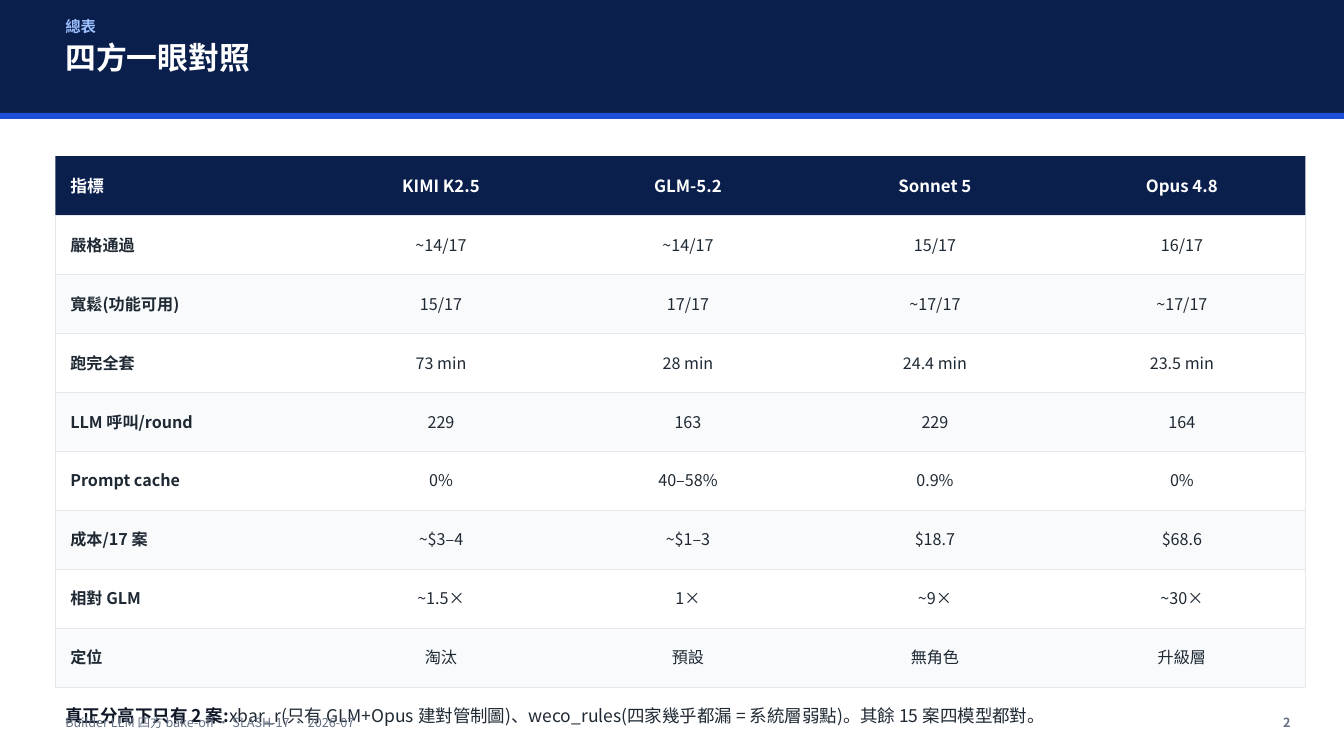
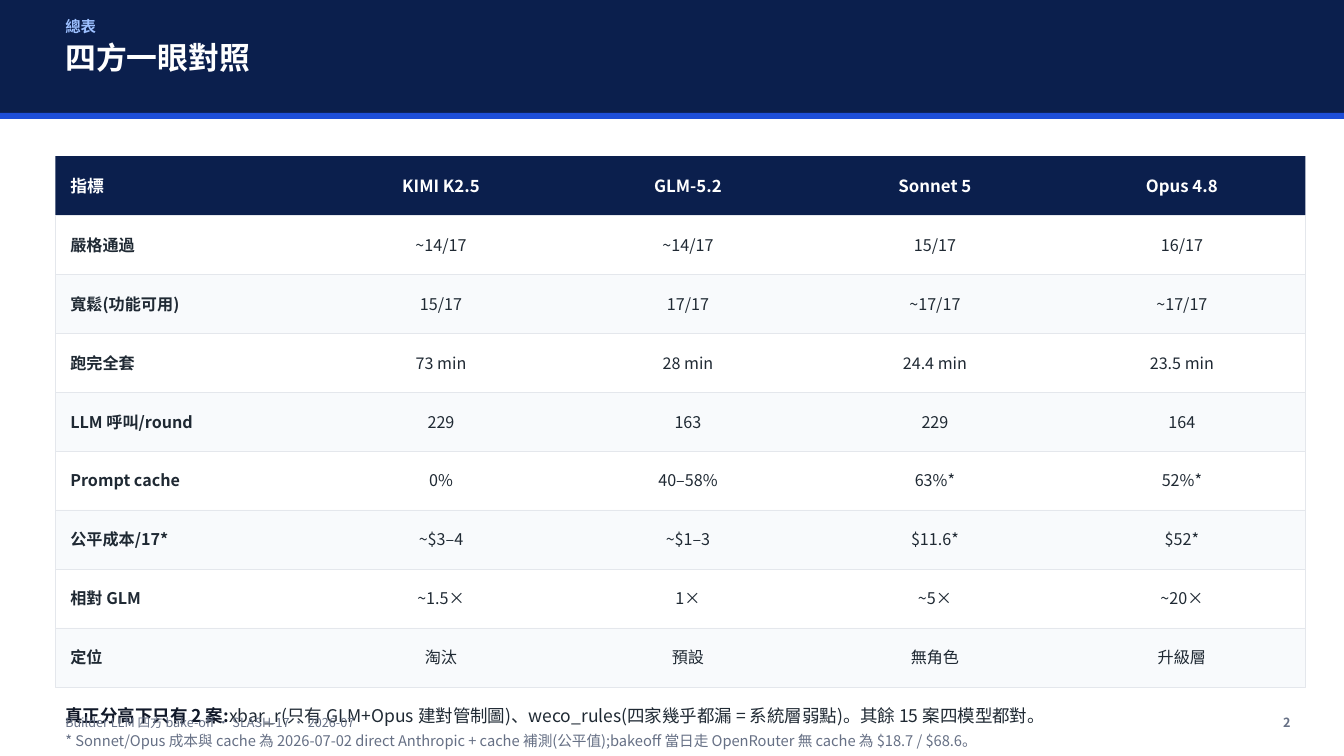
Before and after one commit to gillggx/ai-ops-agentic-platform, a slide deck: slide 2 of docs/LLM_BAKEOFF_4MODEL.pptx. Drawn at 1344x756 pixels with LibreOffice and Linux fonts; fonts in the diff are those of the drawing. Boxes give left, top, right and bottom in pixels: in the first picture for what was removed or moved away, otherwise in the second. Text is boxed around its words. In the diff, an @@ line names an element or a change of style, - is before the commit and + after.

```diff
--- a/docs/LLM_BAKEOFF_4MODEL.pptx
+++ b/docs/LLM_BAKEOFF_4MODEL.pptx
@@ text at (915, 473, 955, 486): text changed @@
-0.9%
+63%*
@@ text at (1162, 473, 1202, 486): text changed @@
-0%
+52%*
@@ text at (70, 531, 168, 548): text changed @@
-成本/17 案
+公平成本/17*
@@ text at (911, 531, 959, 547): text changed @@
-$18.7
+$11.6*
@@ text at (1165, 531, 1199, 547): text changed @@
-$68.6
+$52*
@@ text at (918, 592, 952, 604): text changed @@
-~9×
+~5×
@@ text at (1160, 592, 1203, 604): text changed @@
-~30×
+~20×
@@ text at (75, 733, 977, 750): paragraph added @@
+* Sonnet/Opus 成本與 cache 為 2026-07-02 direct Anthropic + cache 補測(公平值);bakeoff 當日走 OpenRouter 無 cache 為 $18.7 / $68.6。
```
Also in this commit, not shown: 4 other slides changed, 1 other file.
